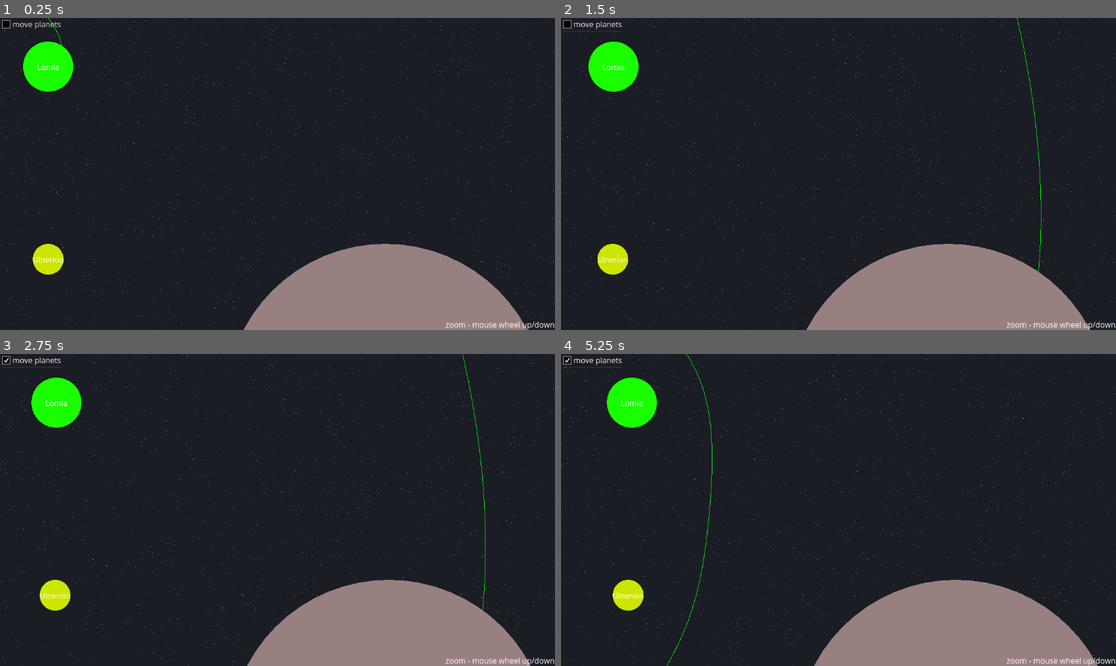
Above: before the commit, frames 1-4 (two rows, left to right).
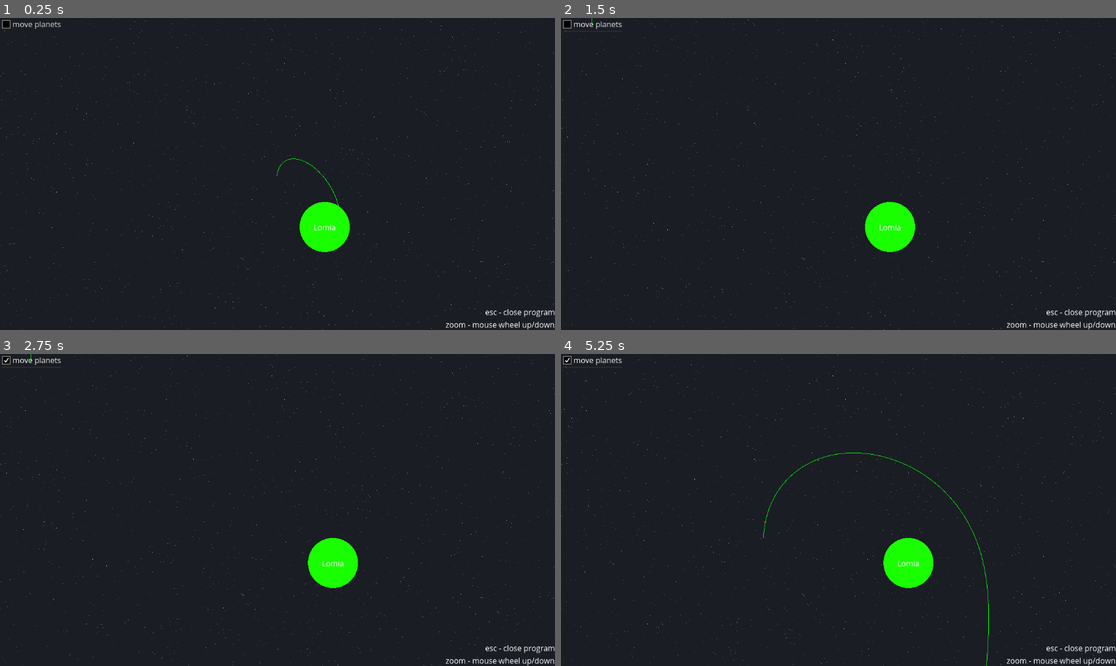
Above: after the commit, the same moments.

Repository: shaninalex/lineattractor
Game: Godot game, scene res://root.tscn
Same seed, same stepped clock (60 frames per second), same inputs: the game is played once before the commit and once after it.
Inputs (mouse positions are in pixels of both pictures, inside the frame that each line leads up to):
- Up to frame 1 (0.25 s): no input
- Up to frame 2 (1.5 s): click "move planets" at 0.5 s; click "move planets" at 1.25 s
- Up to frame 3 (2.75 s): click "move planets" at 2 s
- Up to frame 4 (5.25 s): move the mouse to (960, 494) at 2.77 s; click (960, 494) at 2.92 s; drag from (727, 525) to (810, 572) at 3.52 s; move the mouse to (894, 441) at 4.27 s; click (894, 441) at 4.42 s; drag from (810, 572) to (672, 463) at 5.02 s

The runs differ from the first frame. In frame 1, 13% of the frame differs, in the area x 4-100%, y 0-100%; in frame 2, 13%; in frame 3, 13%; in frame 4, 13%, in the area x 8-100%, y 0-100%.

Commit message:
fix(zoom): center camera

Diff:
--- a/core/scripts/camera.gd
+++ b/core/scripts/camera.gd
@@ -4,15 +4,25 @@
 
 @export var zoom_min := 0.001
 @export var zoom_max := 1_000_000.0
-@export var zoom_step := 1.1  # Controls zoom smoothness
+@export var zoom_step := 1.1
+@export var lerp_speed := 15.0
 
+var target_position: Vector2
+var target_scale: Vector2
 var target_zoom: float = 1.0
 var dragging := false
 var last_mouse_position := Vector2.ZERO
 
 func _ready() -> void:
 	if not world: return
+	target_scale = Vector2.ONE
+	target_position = world.position
 	zoom = Vector2.ONE
+
+func _process(delta: float) -> void:
+	if not world: return
+	world.scale = world.scale.lerp(target_scale, lerp_speed * delta)
+	world.position = world.position.lerp(target_position, lerp_speed * delta)
 
 func _unhandled_input(event: InputEvent) -> void:
 	if event is InputEventMouseButton:
@@ -27,18 +37,18 @@
 	elif event is InputEventMouseMotion and dragging:
 		var current_mouse_position = get_viewport().get_mouse_position()
 		var delta = (current_mouse_position - last_mouse_position)
-		world.position += delta  # move world, not camera
+		target_position += delta
 		last_mouse_position = current_mouse_position
 
 func apply_zoom() -> void:
 	var mouse_pos := get_viewport().get_mouse_position()
 	var world_mouse_before := world.to_local(mouse_pos)
 
-	world.scale = Vector2.ONE * target_zoom
+	target_scale = Vector2.ONE * target_zoom
 
 	var world_mouse_after := world.to_local(mouse_pos)
 	var offset := world_mouse_after - world_mouse_before
-	world.position += offset * world.scale
+	target_position += offset * target_scale
 
 func _camera_zoom_in() -> void:
 	target_zoom /= zoom_step
--- a/core/scripts/map.gd
+++ b/core/scripts/map.gd
@@ -1,11 +1,20 @@
 extends Node2D
 
 @onready var planets: Node2D = $world/Planets
+@onready var world: Node2D = $world
+@onready var camera: Camera2D = $Camera2D
 
 func _ready() -> void:
 	load_planets_from_json("res://resources/plantes.json")
 	await get_tree().process_frame
 	p_manager.is_ready = true
+	var center := get_viewport_rect().size / 2
+	world.position = center
+	camera.position = center
+
+func _unhandled_input(event: InputEvent) -> void:
+	if Input.is_key_pressed(KEY_ESCAPE):
+		get_tree().quit()
 
 func load_planets_from_json(path: String) -> void:
 	var file = FileAccess.open(path, FileAccess.READ)
--- a/core/scripts/path.gd
+++ b/core/scripts/path.gd
@@ -14,8 +14,10 @@
 	if p_manager.get_all().is_empty():
 		return
 
-	var mouse_pos = get_viewport().get_mouse_position()
-	var start = get_parent().to_local(mouse_pos)
+	# Get mouse position relative to world
+	var start = get_parent().to_local(get_viewport().get_mouse_position())
+
+	# Simulate path from that position
 	var planets = p_manager.get_all()
 	var _points = simulate_path(start, initial_velocity, planets, course_length, step)
 	draw_course(_points)
--- a/project.godot
+++ b/project.godot
@@ -20,6 +20,10 @@
 p_manager="*res://core/scripts/planet_manager.gd"
 path_manager="*res://core/scripts/path_manager.gd"
 
+[display]
+
+window/size/mode=3
+
 [gui]
 
 theme/custom="uid://b3kq74llqlv3x"
--- a/root.tscn
+++ b/root.tscn
@@ -50,12 +50,12 @@
 offset_top = -23.0
 grow_horizontal = 0
 grow_vertical = 0
-text = "zoom - mouse wheel up/down"
+text = "esc - close program
+zoom - mouse wheel up/down"
+horizontal_alignment = 2
 
 [node name="Camera2D" type="Camera2D" parent="." node_paths=PackedStringArray("world")]
-position = Vector2(576, 323)
-editor_draw_limits = true
-editor_draw_drag_margin = true
+position = Vector2(576, 319)
 script = ExtResource("1_jnlp7")
 world = NodePath("../world")
 
@@ -63,9 +63,9 @@
 position = Vector2(576, 323)
 
 [node name="path" type="Line2D" parent="world"]
-position = Vector2(-576, -323)
+position = Vector2(-2, 11)
 script = ExtResource("2_pyidc")
 course_length = 1000
 
 [node name="Planets" type="Node2D" parent="world"]
-position = Vector2(-576, -323)
+position = Vector2(-2, 11)
